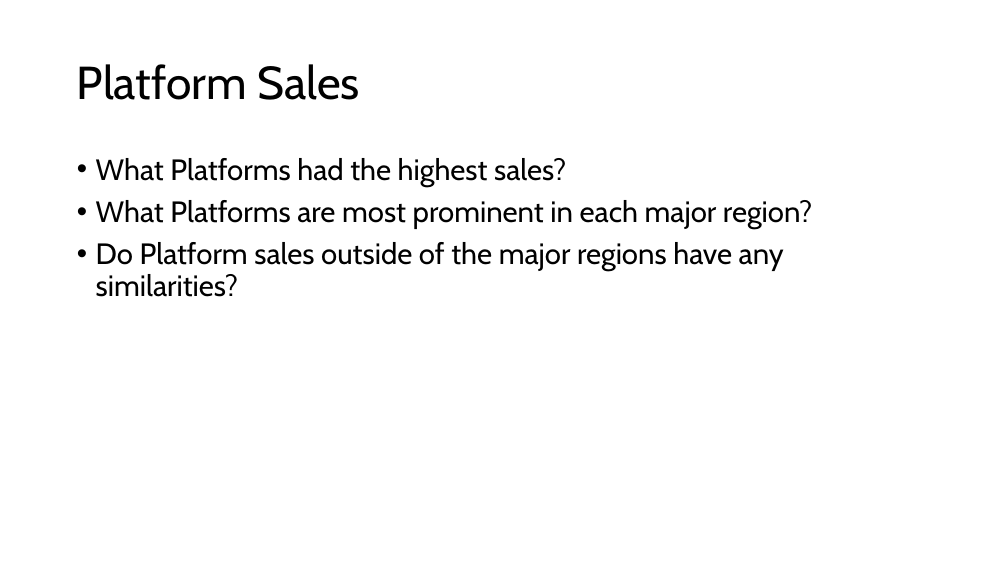
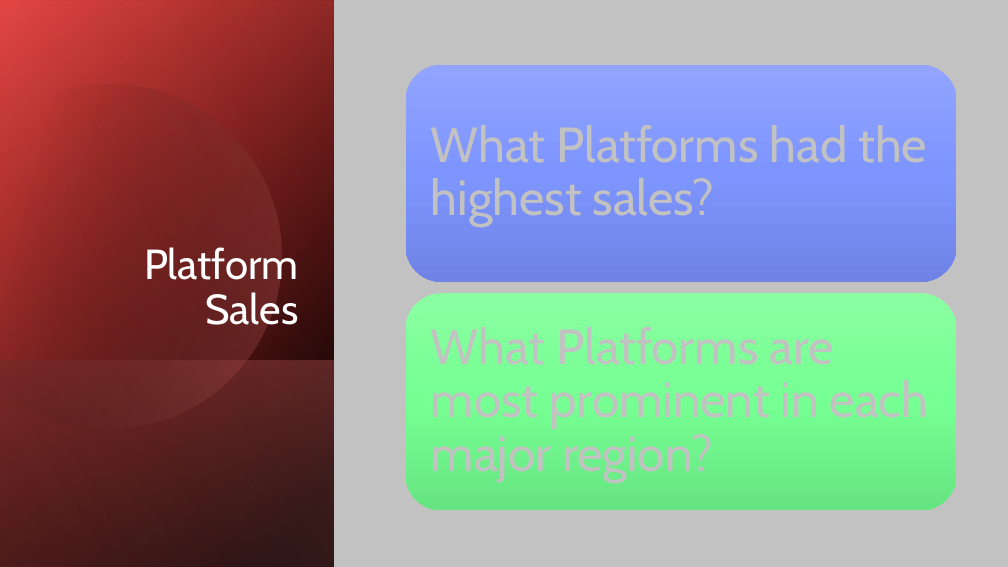
Before and after one commit to CymbalOfJoy/Project_1-Group_3, a slide deck: slide 2 of Power Point/Group 3 Presentation.pptx. Drawn at 1008x567 pixels with LibreOffice and Linux fonts; fonts in the diff are those of the drawing. Boxes give left, top, right and bottom in pixels: in the first picture for what was removed or moved away, otherwise in the second. Text is boxed around its words. In the diff, an @@ line names an element or a change of style, - is before the commit and + after.

```diff
--- a/Power Point/Group 3 Presentation.pptx
+++ b/Power Point/Group 3 Presentation.pptx
@@ background #FFFFFF to #C2C2C2 @@
@@ rectangle added at <box>0,0,334,567</box>, fill gradient #000000 to #E6221E @@
@@ rectangle added at <box>0,1,334,567</box>, fill gradient #000000 to #EF6F6C @@
@@ rectangle added at <box>0,0,334,567</box>, fill gradient #000000 to #F5A9A7 @@
@@ freeform shape added at <box>0,42,323,464</box>, fill gradient #000000 to #EF6F6C @@
@@ rounded rectangle added at <box>405,64,957,282</box>, fill gradient #92A4FF to #7F96FF to #6F84E5 @@
@@ title "Platform Sales": place and size @@
-title "Platform Sales" at <box>77,64,360,100</box>
+title "Platform Sales" at <box>144,247,298,334</box>
@@ title "Platform Sales" at <box>144,247,298,334</box>: size 44 to 40 pt, text colour #000000 to #FFFFFF; alignment left to right; vertical alignment middle to bottom @@
@@ text added at <box>431,125,928,226</box>, 47 pt, text #C2C2C2 @@
+What Platforms had the highest sales?
@@ text removed at <box>96,158,813,297</box> @@
-• What Platforms had the highest sales?
-• What Platforms are most prominent in each major region?
-• Do Platform sales outside of the major regions have any similarities?
@@ rounded rectangle added at <box>405,293,957,511</box>, fill gradient #8BFFA2 to #77FF94 to #67E582 @@
@@ rectangle added at <box>0,360,334,567</box>, fill gradient #EF6F6C to #000000 @@
```
Also in this commit, not shown: 6 other slides changed, 6 slides added.
